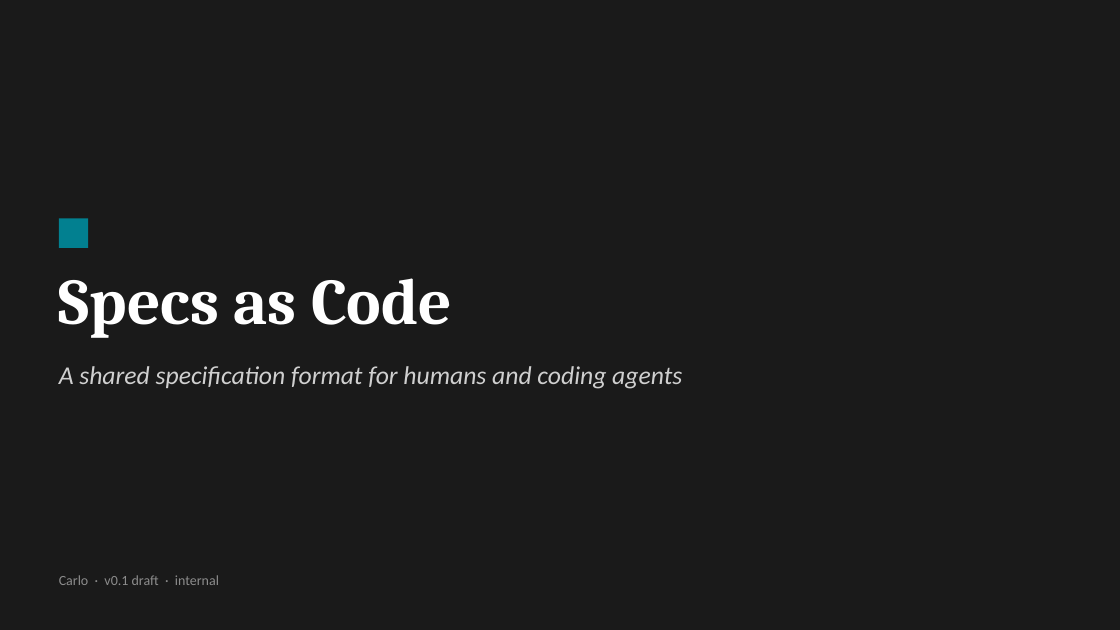
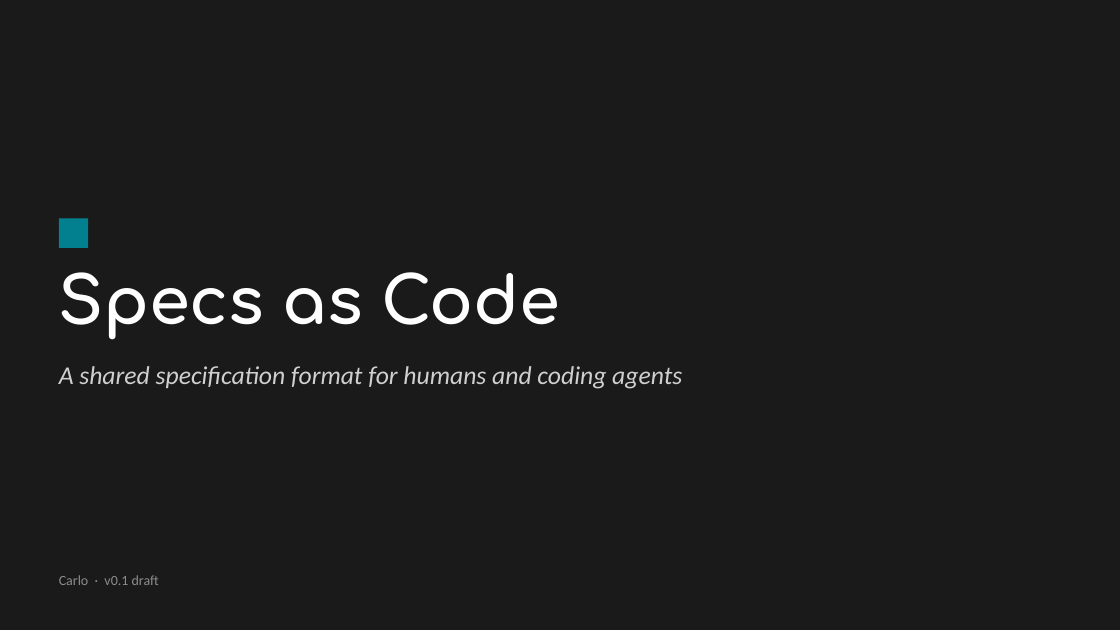
Before and after one commit to daedal-one/forge-spec, a slide deck: slide 1 of specs-format-presentation.pptx. Drawn at 1120x630 pixels with LibreOffice and Linux fonts; fonts in the diff are those of the drawing. Boxes give left, top, right and bottom in pixels: in the first picture for what was removed or moved away, otherwise in the second. Text is boxed around its words. In the diff, an @@ line names an element or a change of style, - is before the commit and + after.

Commit message:
docs: switch presentation to Comfortaa font

```diff
--- a/specs-format-presentation.pptx
+++ b/specs-format-presentation.pptx
@@ text "Specs as Code" at (59, 272, 561, 339): font Cambria to Comfortaa @@
@@ text at (59, 575, 159, 585): text changed @@
-Carlo · v0.1 draft · internal
+Carlo · v0.1 draft
```
Also in this commit, not shown: 11 other slides changed.
